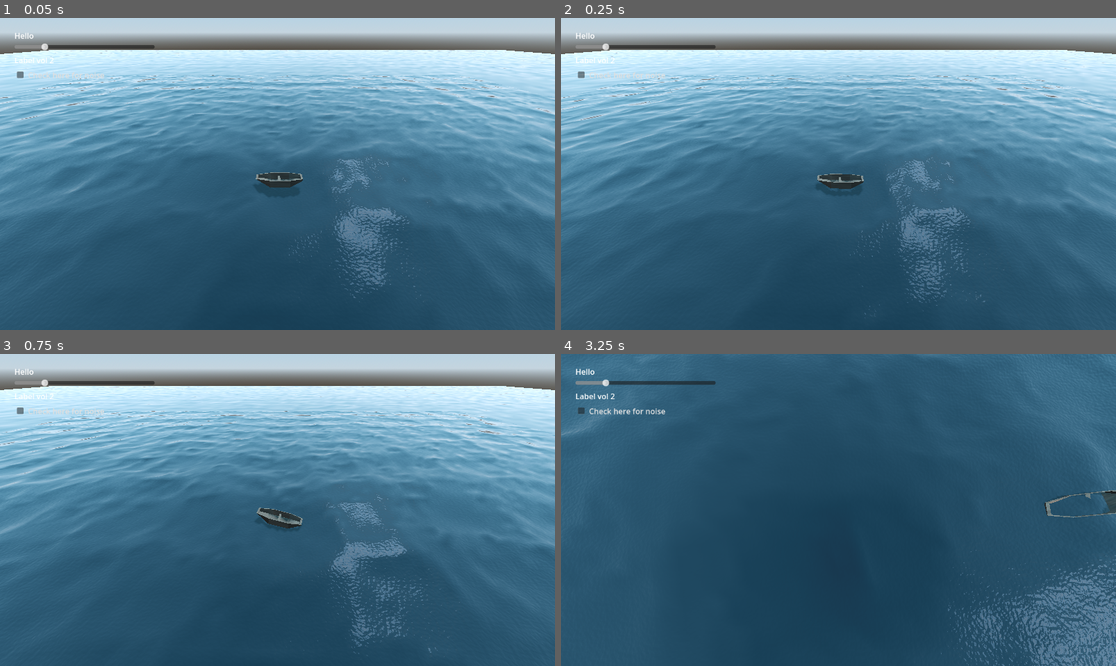
Above: before the commit, frames 1-4 (two rows, left to right).
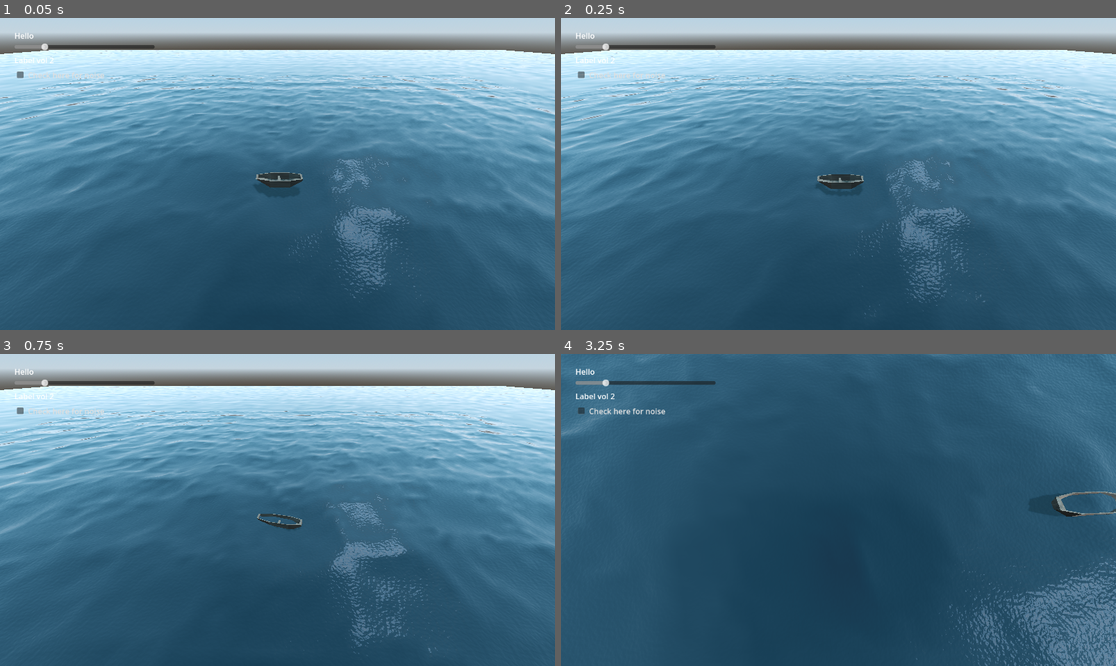
Above: after the commit, the same moments.

Repository: D0V4HKIIN/cs-341-computer-graphics-project
Game: Godot game, scene res://Main.tscn
Two runs of this game, one before a commit and one after it. Both use one fixed random seed, a clock stepped at 60 frames per second and the inputs below.
Inputs (mouse positions are in pixels of both pictures, inside the frame that each line leads up to):
- Up to frame 1 (0.05 s): no input
- Up to frame 2 (0.25 s): no input
- Up to frame 3 (0.75 s): move the mouse to (399, 494) at 0.52 s; press the mouse at (399, 494) at 0.53 s; hold Right (boat_right) from 0.53 s (still down)
- Up to frame 4 (3.25 s): move the mouse to (727, 525) at 1.27 s; release Right (boat_right) at 1.28 s; release the mouse at (727, 525) at 1.28 s; hold Down (boat_back) 1.28-2.03 s; click (727, 525) at 1.35 s; move the mouse to (894, 441) at 2.02 s; press the mouse at (894, 441) at 2.03 s; hold Right (boat_right) 2.03-2.78 s; move the mouse to (810, 572) at 2.77 s; release the mouse at (810, 572) at 2.78 s; hold Up (boat_forward) from 2.78 s (still down); click (810, 572) at 2.85 s

Frame 1 is identical in both runs. In frame 2, less than 0.1% of the frame differs, in the area x 46-55%, y 49-55%; in frame 3, 0.3%; in frame 4, 3.7%, in the area x 0-100%, y 10-100%.

Commit message:
lets go it is working now (kinda)

Diff:
--- a/seas-341_captain_hooks_black_pearl/Boat.gd
+++ b/seas-341_captain_hooks_black_pearl/Boat.gd
@@ -48,7 +48,12 @@
 							positive_modulo(int(position.y / 10.0 * noise.get_height()), noise.get_height()))
 
 func wave(position):
-	position += Vector2.ONE * (texture(noise, position).r * 2.0 - 1.0);
+	var uv_x = wrapf(position.x / 10.0, 0, 1)
+	var uv_y = wrapf(position.y / 10.0, 0, 1)
+	var pixel_pos = Vector2(uv_x * noise.get_width(), uv_y * noise.get_height())
+
+	position += Vector2.ONE * (noise.get_pixelv(pixel_pos).r * 2.0 - 1.0);
+
 	var wv = Vector2.ONE - Vector2(abs(sin(position.x)), abs(sin(position.y)));
 	return pow(1.0 - pow(wv.x * wv.y, 0.65), 4.0);
 
@@ -82,10 +87,14 @@
 	for water in get_tree().get_nodes_in_group("Water"):
 		water.get_active_material(0).set("shader_parameter/water_displacement", boat_position_in_water);
 
+	# some nice debug code
+	#var water_height = get_water_height(Vector2(global_position.x, global_position.z) / 2  + Vector2.ONE * time * 0.05 + boat_position_in_water)
+	#global_position.y = water_height;
+
 	# buoyancy approximation
 	submerged = false
 	for floater in floaters:
-		var depth = get_water_height(Vector2(floater.global_position.x, floater.global_position.z) + boat_position_in_water) - floater.global_position.y
+		var depth = get_water_height(Vector2(global_position.x, global_position.z) / 2  + Vector2.ONE * time * 0.05 + boat_position_in_water) - floater.global_position.y
 		if depth > 0:
 			submerged = true
 			apply_force(Vector3.UP * float_force * gravity * sqrt(depth), floater.global_position - global_position)
--- a/seas-341_captain_hooks_black_pearl/Boat.tscn
+++ b/seas-341_captain_hooks_black_pearl/Boat.tscn
@@ -9,7 +9,6 @@
 
 [node name="boat" type="RigidBody3D"]
 mass = 100.0
-inertia = Vector3(200, 200, 200)
 script = ExtResource("1_gtp0f")
 water_noise = ExtResource("2_1r42p")
 
